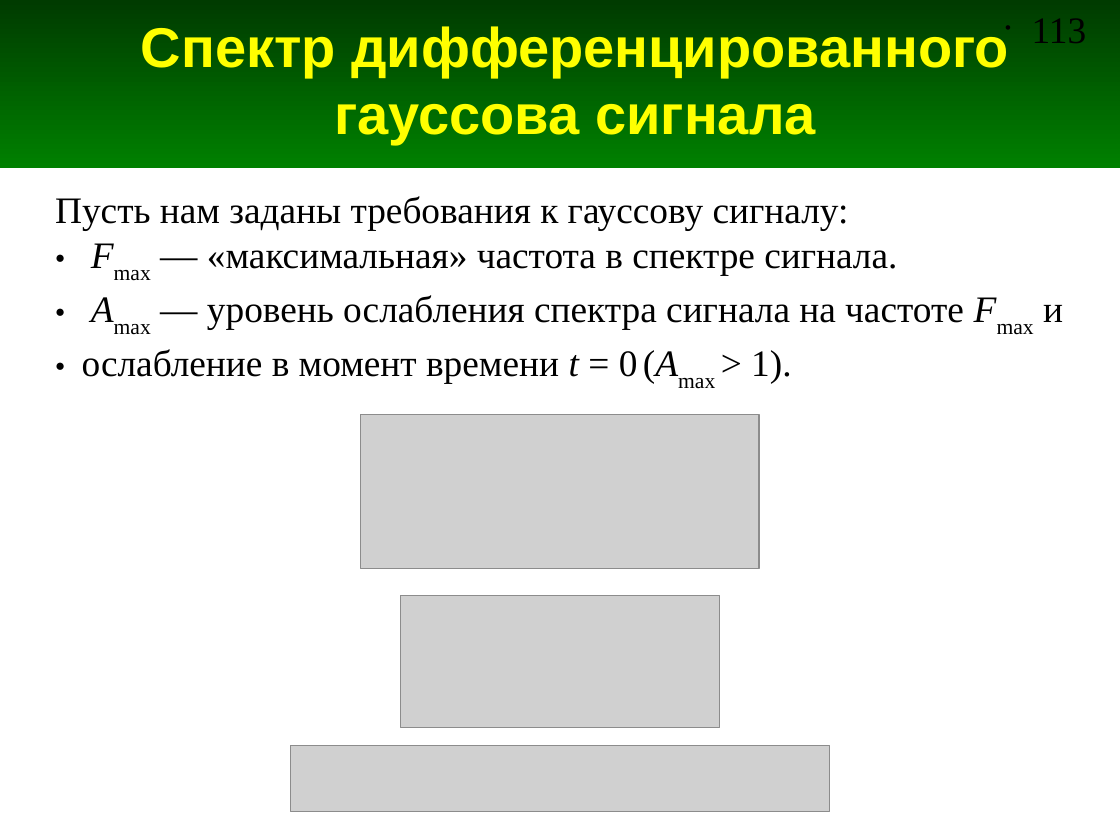
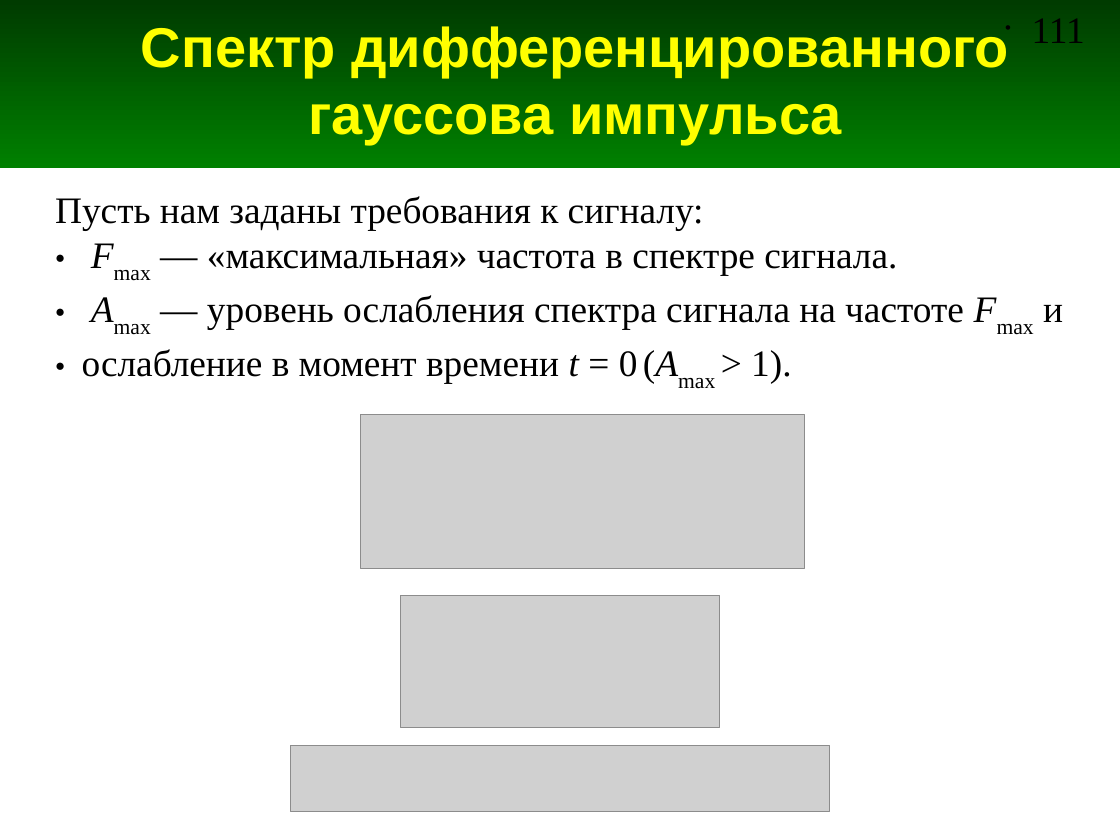
Before and after one commit to andris0147sv/modelling, a slide deck: slide 111 of presentations/2. FDTD.odp (slide 113 before the commit). Drawn at 1120x840 pixels with LibreOffice and Linux fonts; fonts in the diff are those of the drawing; grey boxes stand for pictures. Boxes give left, top, right and bottom in pixels: in the first picture for what was removed or moved away, otherwise in the second. Text is boxed around its words. In the diff, an @@ line names an element or a change of style, - is before the commit and + after.

Commit message:
Новые слайды. Обновление скриптов для расчета спектров сигналов

```diff
--- a/presentations/2. FDTD.odp
+++ b/presentations/2. FDTD.odp
@@ title at <box>141,25,1009,144</box>: text changed @@
-Спектр дифференцированного гауссова сигнала
+Спектр дифференцированного гауссова импульса
@@ page number at <box>1032,18,1085,43</box>: text changed @@
-• 113
+• 111
@@ text at <box>55,196,704,230</box>: text changed @@
-Пусть нам заданы требования к гауссову сигналу:
+Пусть нам заданы требования к сигналу:
@@ picture: place and size @@
-picture at <box>361,414,759,569</box>
+picture at <box>361,414,804,569</box>
```
Also in this commit, not shown: 4 other slides changed, 4 slides added, 2 slides removed, 6 other files.
